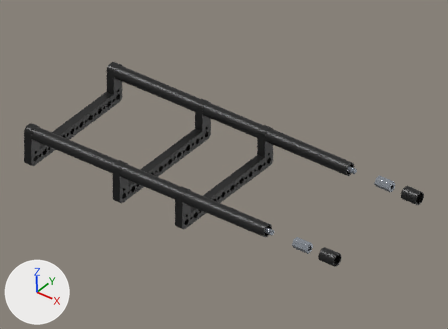
The Blender file parts/project_github_oomlout_three_d_printing_filament_storage_kallax_one_cell_kit/assembly/render/scenes/step_04.blend as it was, and as the next commit left it.
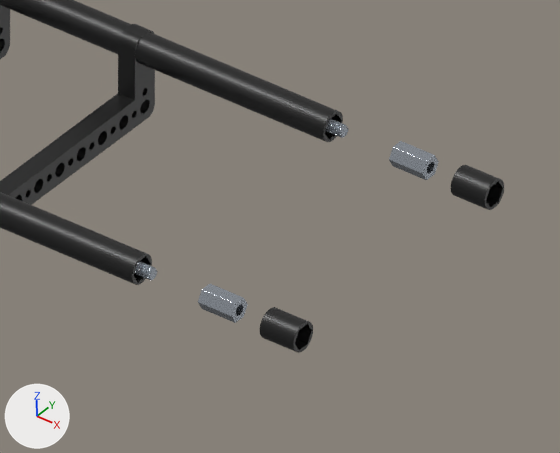
There are two pictures of each version: one from the file's camera 'Camera', one close up on the part from 46% to 100% of the width and 35% to 94% of the height. The axes (+X, +Y, +Z) are drawn at lower left. The lights are the same throughout. The older version's two pictures come first.

In view in the first close-up: 'front_centre_1', 'front_coupling_0', 'front_coupling_1', 'front_frame_2', 'front_frame_3', 'front_housing_0', 'front_housing_1', 'front_long_last_0', 'front_long_last_1' and 4 more.
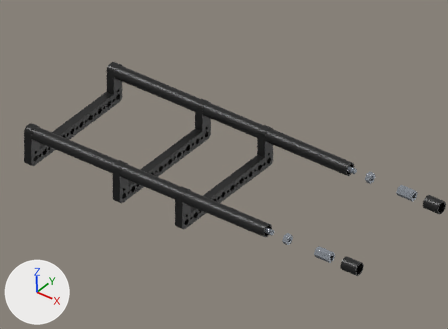
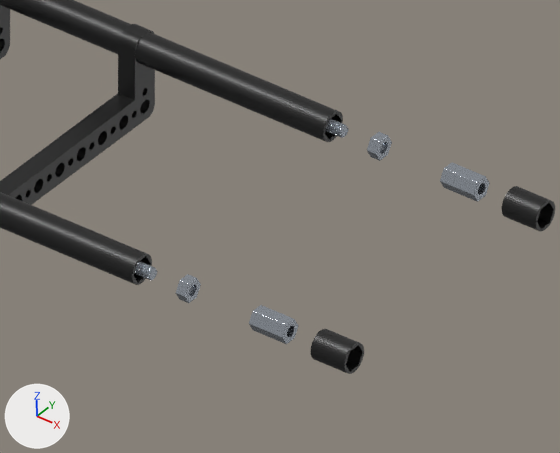
Boxes (x1, y1, x2, y2) around the edits, measured in the close-ups (560 x 453 px):
```json
{"object": "front_housing_1", "change": "moved", "before": [451, 165, 504, 210], "after": [502, 186, 555, 231]}
{"object": "front_housing_0", "change": "moved", "before": [260, 307, 313, 353], "after": [310, 329, 364, 374]}
{"object": "front_coupling_1", "change": "moved", "before": [389, 141, 439, 180], "after": [440, 163, 490, 202]}
{"object": "front_coupling_0", "change": "moved", "before": [198, 284, 248, 323], "after": [249, 305, 298, 344]}
{"object": "front_last_spacer_nut_1", "change": "added", "after": [367, 132, 392, 161]}
{"object": "front_last_spacer_nut_0", "change": "added", "after": [176, 274, 201, 303]}
```

Edits to the scene script, one JSON object a line:
```json
{"op": "set", "path": "ob_front_housing_0.location", "old": "(0.194, -0.0675, 0.037)", "new": "(0.221, -0.0675, 0.037)"}
{"op": "set", "path": "ob_front_coupling_0.location", "old": "(0.1693, -0.0675, 0.037)", "new": "(0.1963, -0.0675, 0.037)"}
{"op": "set", "path": "ob_front_housing_1.location", "old": "(0.194, 0.0675, 0.037)", "new": "(0.221, 0.0675, 0.037)"}
{"op": "set", "path": "ob_front_coupling_1.location", "old": "(0.1693, 0.0675, 0.037)", "new": "(0.1963, 0.0675, 0.037)"}
{"op": "add", "block": "ob_front_last_spacer_nut_1", "code": ["ob_front_last_spacer_nut_1 = bpy.data.objects.new('front_last_spacer_nut_1', me_rear_retaining_1.copy())  # the mesh of ob_rear_retaining_1", "ob_front_last_spacer_nut_1.location = (0.151, 0.0675, 0.037)", "ob_front_last_spacer_nut_1.rotation_euler = (0.524, 0.0, 0.0)  # degrees (30, 0, 0)", "_m = ob_front_last_spacer_nut_1.modifiers.new('Small real edge highlights', 'BEVEL')", "_m.width = 0.0002", "_m.width_pct = 0.0002", "_m.segments = 3", "_m = ob_front_last_spacer_nut_1.modifiers.new('Weighted normals', 'WEIGHTED_NORMAL')", "_m.keep_sharp = True"]}
{"op": "add", "block": "ob_front_last_spacer_nut_0", "code": ["ob_front_last_spacer_nut_0 = bpy.data.objects.new('front_last_spacer_nut_0', me_rear_retaining_1.copy())  # the mesh of ob_rear_retaining_1", "ob_front_last_spacer_nut_0.location = (0.151, -0.0675, 0.037)", "ob_front_last_spacer_nut_0.rotation_euler = (0.524, 0.0, 0.0)  # degrees (30, 0, 0)", "_m = ob_front_last_spacer_nut_0.modifiers.new('Small real edge highlights', 'BEVEL')", "_m.width = 0.0002", "_m.width_pct = 0.0002", "_m.segments = 3", "_m = ob_front_last_spacer_nut_0.modifiers.new('Weighted normals', 'WEIGHTED_NORMAL')", "_m.keep_sharp = True"]}
```
